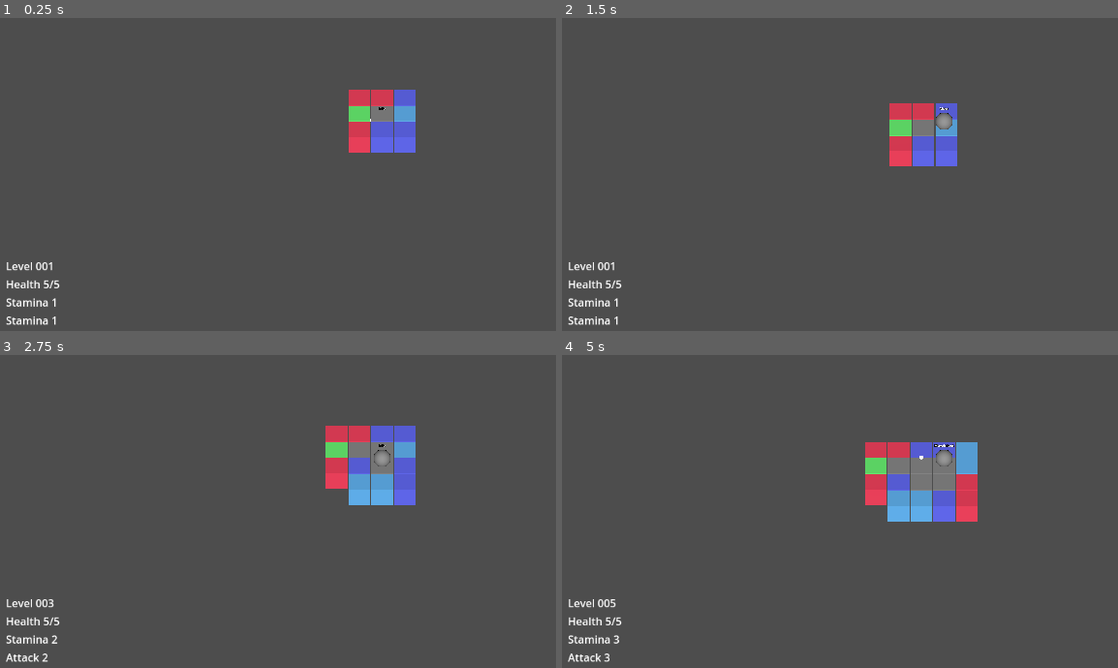
Above: before the commit, frames 1-4 (two rows, left to right).
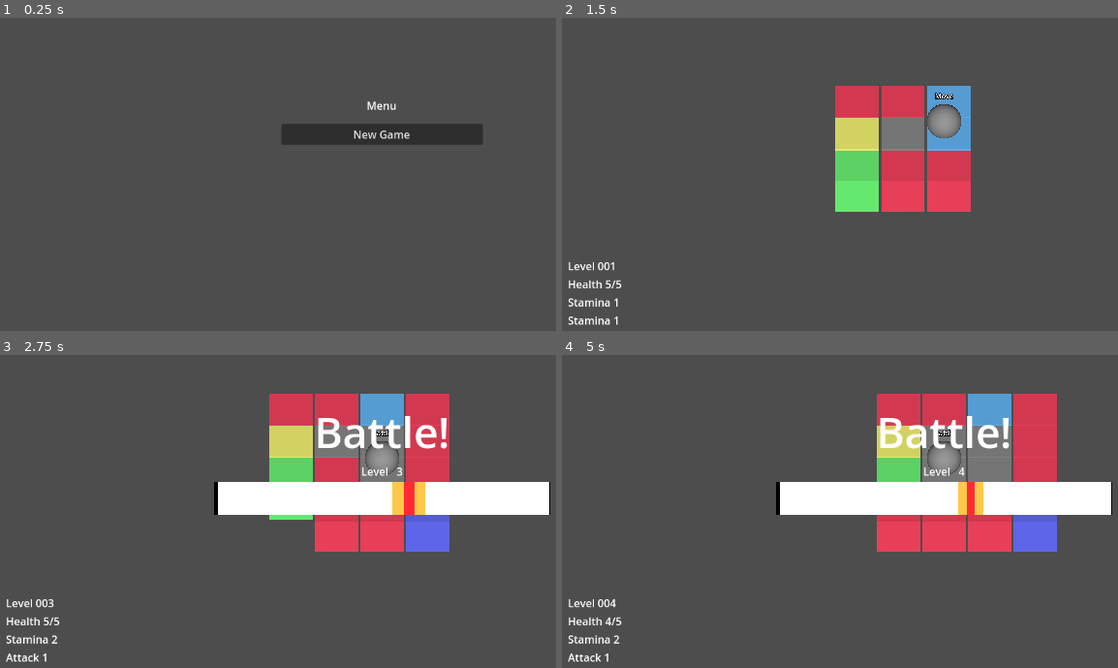
Above: after the commit, the same moments.

Repository: tVeratti/mini-byte-jam
Game: Godot game, scene res://main/main.tscn
Same seed, same stepped clock (60 frames per second), same inputs: the game is played once before the commit and once after it. Before the commit the project starts from res://main.tscn.
Inputs (mouse positions are in pixels of both pictures, inside the frame that each line leads up to):
- Up to frame 1 (0.25 s): no input
- Up to frame 2 (1.5 s): click (945, 133) at 0.5 s, where only the run after the commit has a clickable "New Game"; tap Enter at 1.25 s; hold Right (move_right) from 1.28 s (still down); tap Space (accept) at 1.35 s
- Up to frame 3 (2.75 s): release Right (move_right) at 2.03 s; hold S (move_backward) from 2.03 s (still down); tap Space (accept) at 2.1 s
- Up to frame 4 (5 s): release S (move_backward) at 2.78 s; hold Right (move_right) 2.78-3.53 s; tap Space (accept) at 2.85, 3.6, 4.35 s; hold W (move_forward) 3.53-4.28 s; hold A (move_left) from 4.28 s (still down)

The runs differ from the first frame. In frame 1, 4.5% of the frame differs, in the area x 1-87%, y 22-99%; in frame 2, 8.8%; in frame 3, 18%; in frame 4, 19%, in the area x 7-99%, y 12-99%.

Commit message:
add menu and goal window

Diff:
--- /dev/null
+++ b/autoload/scene_loader.gd
@@ -0,0 +1,25 @@
+extends CanvasLayer
+
+
+const MAP: = "uid://uxxs8yvjpn8m"
+
+
+var main_root:Node3D
+
+
+func load_scene(uid:String) -> void:
+	for child in main_root.get_children():
+		child.call_deferred("queue_free")
+
+	var color_rect: = ColorRect.new()
+	color_rect.set_anchors_preset(Control.PRESET_FULL_RECT)
+	color_rect.color = Color.BLACK
+	add_child(color_rect)
+
+	var scene_node:Node3D = load(uid).instantiate()
+	scene_node.ready.connect(_on_node_ready.bind(color_rect))
+	main_root.add_child(scene_node)
+
+
+func _on_node_ready(transition_node) -> void:
+	transition_node.queue_free()
--- a/grid/grid.gd
+++ b/grid/grid.gd
@@ -8,6 +8,9 @@
 
 signal battle_started(level:int)
 signal battle_ended(result:Battle.Results)
+
+signal goal_entered
+
 
 const SCOUT_ID:int = 5
 const GOAL_ID:int = 6
@@ -81,6 +84,8 @@
 	match(tile_type):
 		Tile.Types.BATTLE:
 			battle_started.emit(1)
+		Tile.Types.GOAL:
+			goal_entered.emit()
 
 	radius_scouted.emit(coordinates, 1, false)
 
--- a/main.tscn
+++ /dev/null
@@ -1,9 +0,0 @@
-[gd_scene load_steps=3 format=3 uid="uid://1430bwsidw41"]
-
-[ext_resource type="Script" uid="uid://ccj4wpfyjqn3o" path="res://main.gd" id="1_h2yge"]
-[ext_resource type="PackedScene" uid="uid://uxxs8yvjpn8m" path="res://map/map.tscn" id="2_0xm2m"]
-
-[node name="Main" type="Node3D"]
-script = ExtResource("1_h2yge")
-
-[node name="Map" parent="." instance=ExtResource("2_0xm2m")]
--- a/main.gd
+++ b/main/main.gd
@@ -31,3 +31,7 @@
 # - Attack
 # - Stamina
 # - Health
+
+
+func _ready() -> void:
+	SceneLoader.main_root = self
--- /dev/null
+++ b/main/main.tscn
@@ -0,0 +1,11 @@
+[gd_scene load_steps=3 format=3 uid="uid://1430bwsidw41"]
+
+[ext_resource type="Script" uid="uid://ccj4wpfyjqn3o" path="res://main/main.gd" id="1_h2yge"]
+[ext_resource type="PackedScene" uid="uid://cc02vevc3mc8q" path="res://menu/menu.tscn" id="2_c651c"]
+
+[node name="Main" type="Node3D"]
+script = ExtResource("1_h2yge")
+
+[node name="Interface" type="CanvasLayer" parent="."]
+
+[node name="Menu" parent="Interface" instance=ExtResource("2_c651c")]
--- /dev/null
+++ b/map/goal_window.gd
@@ -0,0 +1,6 @@
+extends MarginContainer
+
+
+func _on_button_pressed() -> void:
+	SceneLoader.load_scene(SceneLoader.MAP)
+	queue_free()
--- /dev/null
+++ b/map/goal_window.tscn
@@ -0,0 +1,33 @@
+[gd_scene load_steps=3 format=3 uid="uid://dhgn5s74308uh"]
+
+[ext_resource type="Script" uid="uid://iibknr0e5r1l" path="res://map/goal_window.gd" id="1_x556s"]
+
+[sub_resource type="LabelSettings" id="LabelSettings_6ylcc"]
+font_size = 64
+
+[node name="GoalWindow" type="MarginContainer"]
+anchors_preset = 15
+anchor_right = 1.0
+anchor_bottom = 1.0
+grow_horizontal = 2
+grow_vertical = 2
+script = ExtResource("1_x556s")
+
+[node name="VBoxContainer" type="VBoxContainer" parent="."]
+custom_minimum_size = Vector2(300, 0)
+layout_mode = 2
+size_flags_horizontal = 4
+size_flags_vertical = 4
+theme_override_constants/separation = 16
+
+[node name="Label" type="Label" parent="VBoxContainer"]
+layout_mode = 2
+text = "Treasure Found!"
+label_settings = SubResource("LabelSettings_6ylcc")
+horizontal_alignment = 1
+
+[node name="Button" type="Button" parent="VBoxContainer"]
+layout_mode = 2
+text = "Next Treasure Map"
+
+[connection signal="pressed" from="VBoxContainer/Button" to="." method="_on_button_pressed"]
--- a/map/map.gd
+++ b/map/map.gd
@@ -3,6 +3,7 @@
 
 
 @export var battle_scene:PackedScene
+@export var goal_window_scene:PackedScene
 
 
 @onready var interface:CanvasLayer = %Interface
@@ -21,6 +22,7 @@
 	grid.tile_entered.emit(center_coord)
 
 	grid.battle_started.connect(_on_battle_started)
+	grid.goal_entered.connect(_on_goal_entered)
 
 
 func _on_battle_started(level:int) -> void:
@@ -32,3 +34,8 @@
 
 func _on_battle_ended(result:Battle.Results) -> void:
 	grid.battle_ended.emit(result)
+
+
+func _on_goal_entered() -> void:
+	var goal_window = goal_window_scene.instantiate()
+	interface.add_child(goal_window)
--- a/map/map.tscn
+++ b/map/map.tscn
@@ -1,14 +1,16 @@
-[gd_scene load_steps=6 format=3 uid="uid://uxxs8yvjpn8m"]
+[gd_scene load_steps=7 format=3 uid="uid://uxxs8yvjpn8m"]
 
 [ext_resource type="Script" uid="uid://rhagi80rwqva" path="res://map/map.gd" id="1_p5pve"]
 [ext_resource type="PackedScene" uid="uid://bcvlm28nt0iwi" path="res://battle/battle.tscn" id="2_kffv2"]
 [ext_resource type="PackedScene" uid="uid://b0dwk7j8uulrj" path="res://map/player_stats_hud.tscn" id="2_lgq1i"]
+[ext_resource type="PackedScene" uid="uid://dhgn5s74308uh" path="res://map/goal_window.tscn" id="3_7lyie"]
 [ext_resource type="PackedScene" uid="uid://blho1i521pjl4" path="res://grid/grid.tscn" id="3_iw27f"]
 [ext_resource type="PackedScene" uid="uid://bltwcei6bd7hh" path="res://player/player.tscn" id="4_71pa8"]
 
 [node name="Map" type="Node3D"]
 script = ExtResource("1_p5pve")
 battle_scene = ExtResource("2_kffv2")
+goal_window_scene = ExtResource("3_7lyie")
 
 [node name="Interface" type="CanvasLayer" parent="."]
 unique_name_in_owner = true
--- /dev/null
+++ b/menu/menu.gd
@@ -0,0 +1,6 @@
+extends MarginContainer
+
+
+func _on_new_game_pressed() -> void:
+	SceneLoader.load_scene(SceneLoader.MAP)
+	queue_free()
--- /dev/null
+++ b/menu/menu.tscn
@@ -0,0 +1,29 @@
+[gd_scene load_steps=2 format=3 uid="uid://cc02vevc3mc8q"]
+
+[ext_resource type="Script" uid="uid://dsbf2who6sb23" path="res://menu/menu.gd" id="1_j0t7f"]
+
+[node name="Menu" type="MarginContainer"]
+anchors_preset = 15
+anchor_right = 1.0
+anchor_bottom = 1.0
+grow_horizontal = 2
+grow_vertical = 2
+script = ExtResource("1_j0t7f")
+
+[node name="VBoxContainer" type="VBoxContainer" parent="."]
+custom_minimum_size = Vector2(300, 0)
+layout_mode = 2
+size_flags_horizontal = 4
+size_flags_vertical = 4
+theme_override_constants/separation = 16
+
+[node name="Label" type="Label" parent="VBoxContainer"]
+layout_mode = 2
+text = "Menu"
+horizontal_alignment = 1
+
+[node name="NewGame" type="Button" parent="VBoxContainer"]
+layout_mode = 2
+text = "New Game"
+
+[connection signal="pressed" from="VBoxContainer/NewGame" to="." method="_on_new_game_pressed"]
--- a/player/direction_intent_marker.gd
+++ b/player/direction_intent_marker.gd
@@ -10,7 +10,6 @@
 
 
 @onready var player:Player = owner
-@onready var grid:Grid = get_tree().get_first_node_in_group("tile_grid")
 
 
 func _ready() -> void:
@@ -18,8 +17,10 @@
 
 
 func _on_player_direction_changed(direction:Vector3) -> void:
+	var grid:Grid = get_tree().get_first_node_in_group("tile_grid")
 	var flat_position: = Vector3(player.global_position.x, 0, player.global_position.z)
 	next_tile_coord = grid.local_to_map(flat_position) + Vector3i(direction)
+
 	if grid.tiles.has(next_tile_coord):
 		next_tile_type = grid.tiles[next_tile_coord]
 		global_position = grid.map_to_local(next_tile_coord) + POSITION_OFFSET
--- a/player/player.tscn
+++ b/player/player.tscn
@@ -62,7 +62,7 @@
 transform = Transform3D(0.707107, 0, 0.707107, 0, 1, 0, -0.707107, 0, 0.707107, 0, 10, -10)
 projection = 1
 current = true
-size = 20.0
+size = 10.0
 
 [node name="StateLabel" type="Label3D" parent="."]
 unique_name_in_owner = true
--- a/project.godot
+++ b/project.godot
@@ -14,6 +14,10 @@
 run/main_scene="uid://1430bwsidw41"
 config/features=PackedStringArray("4.4", "GL Compatibility")
 config/icon="res://icon.svg"
+
+[autoload]
+
+SceneLoader="*res://autoload/scene_loader.gd"
 
 [global_group]
 
Not shown, added: autoload/scene_loader.gd.uid
Renamed: main.gd.uid -> main/main.gd.uid
Not shown, added: map/goal_window.gd.uid
Not shown, added: menu/menu.gd.uid
